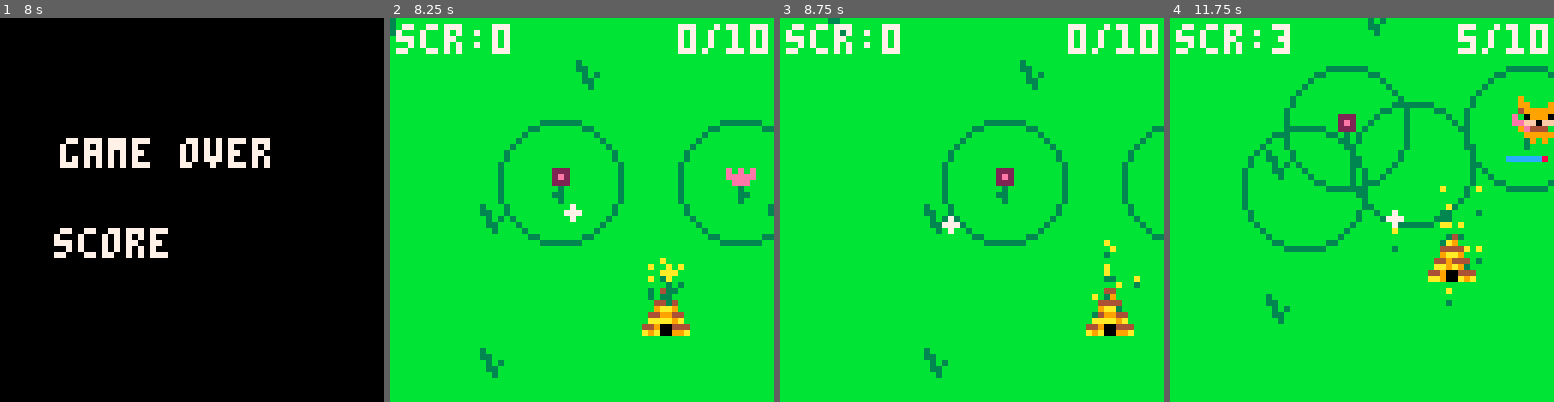
Above: before the commit, frames 1-4 (left to right).
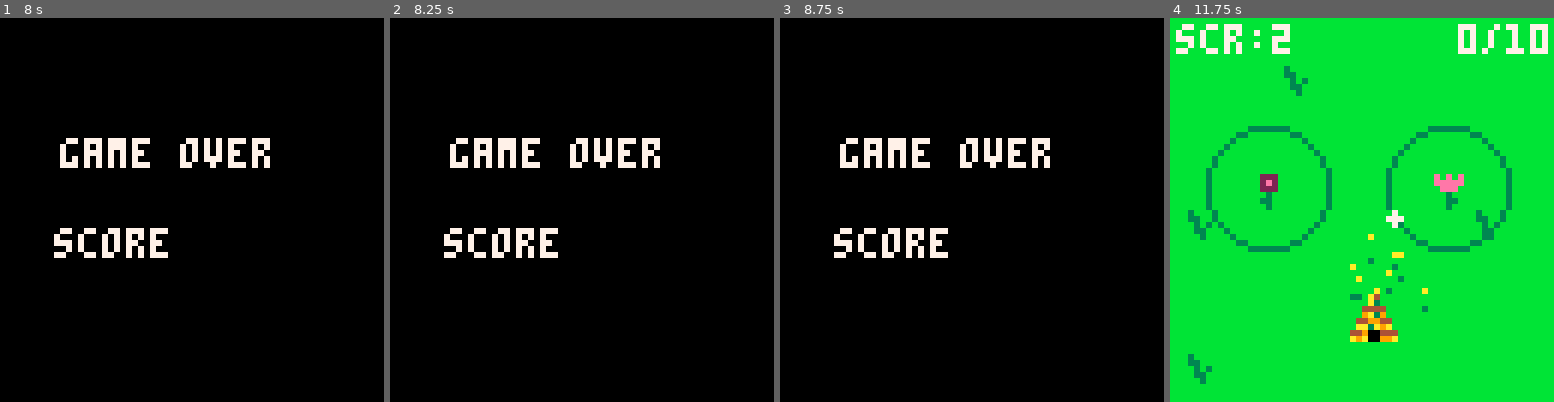
Above: after the commit, the same moments.

Repository: greysonp/swarm
Game: PICO-8 cartridge bees.p8
Two runs of this game, one before a commit and one after it. Both use one fixed random seed, a clock stepped at 60 frames per second and the inputs below.
Inputs:
- Up to frame 1 (8 s): tap X (X key) at 0.33, 1.07, 1.85, 2.97, 4.08, 5.2, 6.32, 7.43 s; tap O (Z key) at 0.7, 1.7, 2.1, 2.5, 2.9, 3.3, 3.7, 4.1, 4.5, 4.9, 5.3, 5.7, 6.1, 6.5, 6.9, 7.3, 7.7 s; hold Right 1.6-2.1 s; hold Up 2.15-2.42 s; hold Right 2.47-3.03 s; hold Left 3.08-3.58 s; hold Down 3.63-3.97 s; hold Right 4.02-4.68 s; hold Up 4.73-5.03 s; hold Left 5.08-5.68 s; hold Down 5.73-6.03 s; hold Right 6.08-6.58 s; hold Right 6.63-7.13 s; hold Up 7.18-7.45 s; hold Right from 7.5 s (still down)
- Up to frame 2 (8.25 s): release Right at 8.07 s; tap O (Z key) at 8.1 s; hold Left from 8.12 s (still down)
- Up to frame 3 (8.75 s): tap O (Z key) at 8.5 s; tap X (X key) at 8.55 s; release Left at 8.62 s; hold Down from 8.67 s (still down)
- Up to frame 4 (11.75 s): tap O (Z key) every 0.4 s from 8.9 to 11.7 s; release Down at 9 s; hold Right 9.05-9.72 s; tap X (X key) at 9.67, 10.78 s; hold Up 9.77-10.07 s; hold Left 10.12-10.72 s; hold Down 10.77-11.07 s; hold Right 11.12-11.62 s

Frame 1 is identical in both runs. In frame 2, 100% of the frame differs, in the area x 0-100%, y 0-100%; in frame 3, 100%; in frame 4, 13%.

Commit message:
Prevent accidentally skipping gameover screen.

Diff:
--- a/bees.p8
+++ b/bees.p8
@@ -31,6 +31,7 @@
 lives = 0
 score = 0
 screen = 0 -- 0 = title screen, 1 = game, 2 = game over
+gameovertimer = 0
 
 -- debug elements
 flag = false
@@ -76,6 +77,7 @@
   time = 0
   lives = startlives
   score = 0
+  gameovertimer = 0
 
   -- add cursor to the stage
   cursor = newcursor(115, 115)
@@ -147,7 +149,10 @@
 end
 
 function _updategameover()
-  if btnp(1) or btnp(2) or btnp(3) or btnp(4) or btnp(5) or btnp(6) then screen = 0 end
+  if gameovertimer > 30 then
+    if btnp(1) or btnp(2) or btnp(3) or btnp(4) or btnp(5) or btnp(6) then screen = 0 end
+  end
+  gameovertimer += 1
 end
 
 function _drawtitle()
